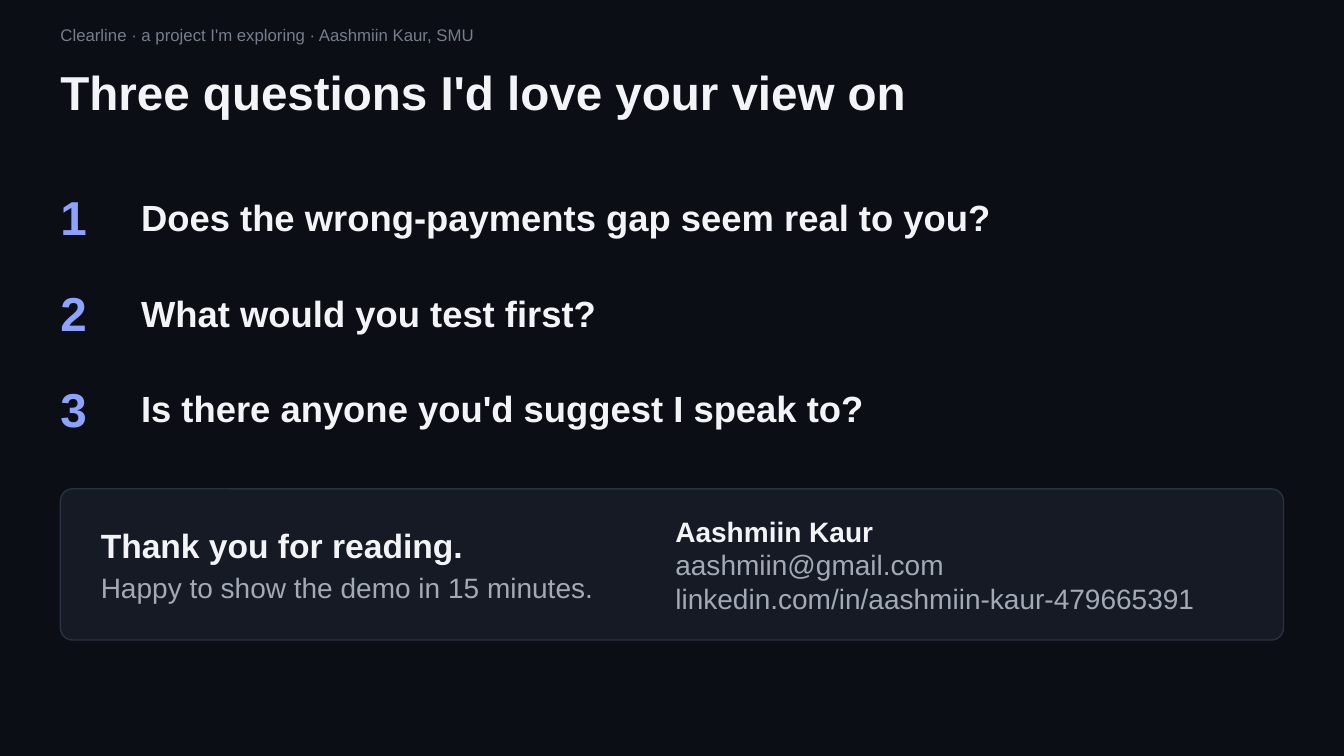
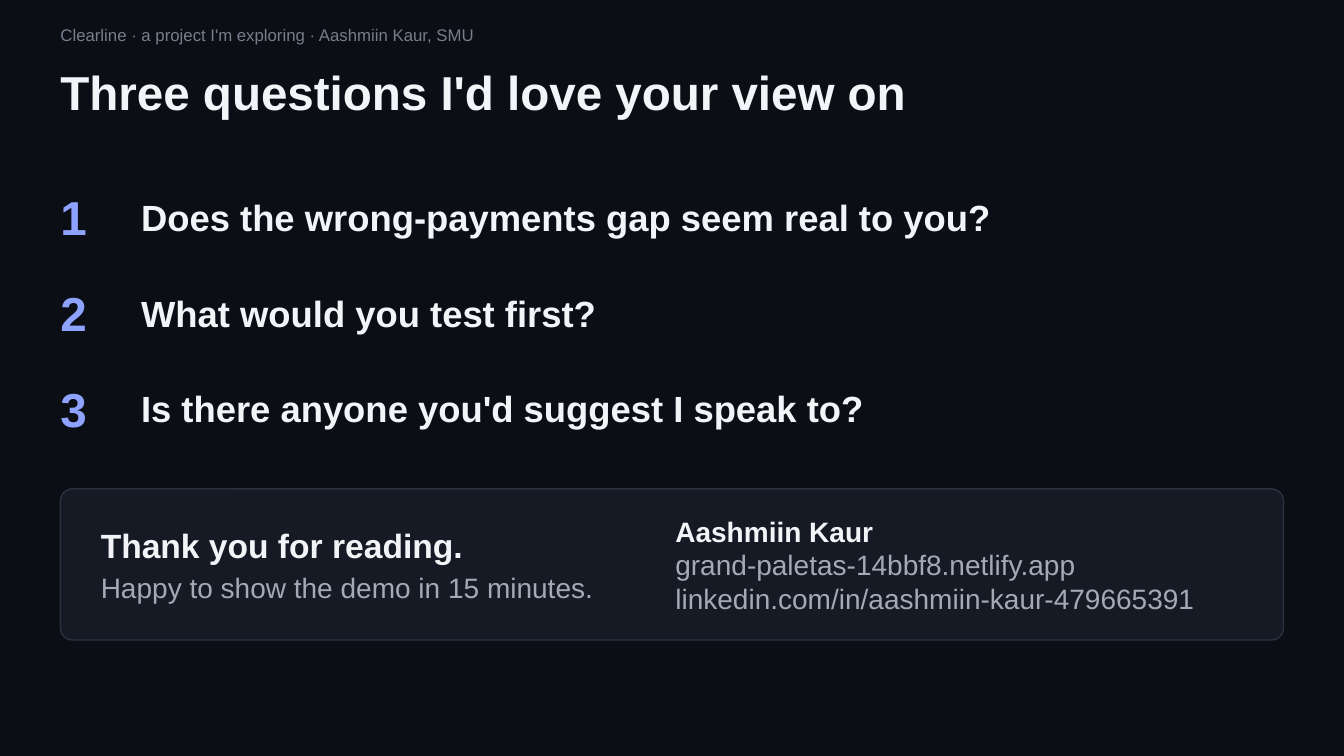
Before and after one commit to trysarathy/investigation-desk, a slide deck: slide 6 of pitch/Clearline_Mentor_Brief_6.pptx. Drawn at 1344x756 pixels with LibreOffice and Linux fonts; fonts in the diff are those of the drawing. Boxes give left, top, right and bottom in pixels: in the first picture for what was removed or moved away, otherwise in the second. Text is boxed around its words. In the diff, an @@ line names an element or a change of style, - is before the commit and + after.

```diff
--- a/pitch/Clearline_Mentor_Brief_6.pptx
+++ b/pitch/Clearline_Mentor_Brief_6.pptx
@@ text at (x1=675, y1=554, x2=1075, y2=580): text changed @@
-aashmiin@gmail.com
+grand-paletas-14bbf8.netlify.app
```
Also in this commit, not shown: 3 other slides changed, 9 other files.
